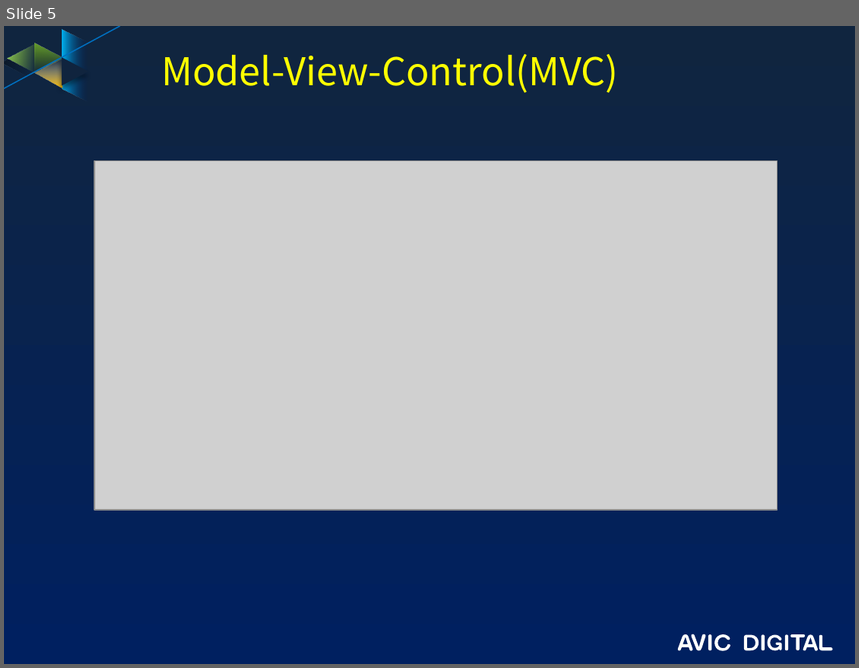
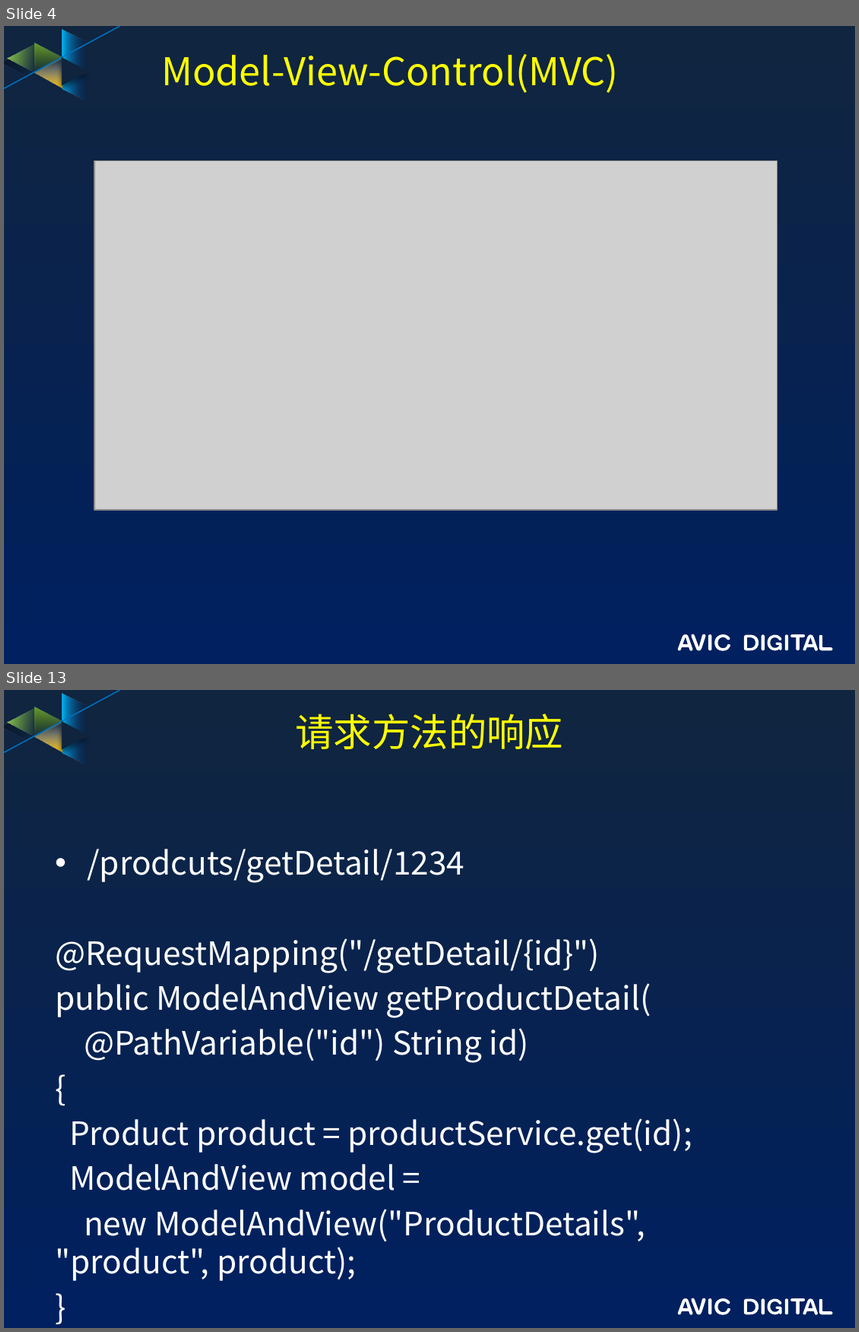
Before and after one commit to guofengzh/java-way, a slide deck: spring/docs/03-mvc.pptx. Shown one above the other, each under a label of ours: slide 5 before the commit, slides 4 and 13 after it; the slides between them are not shown. The pictures are 859x668 and 859x1332 pixels, drawn with LibreOffice and Linux fonts; fonts in the diff are those of the drawing; grey boxes stand for pictures; background and template pictures are left out. Boxes give left, top, right and bottom in pixels: in the first picture for what was removed or moved away, otherwise in the second. Text is boxed around its words. In the diff, an @@ line names an element or a change of style, - is before the commit and + after.

```diff
--- a/spring/docs/03-mvc.pptx
+++ b/spring/docs/03-mvc.pptx
@@ slide 13 added at [4, 690, 855, 1328], background gradient #10253F to #002060; not listed: 17 template elements that a slide beside it also shows @@
@@ title added at [296, 714, 564, 749], 32.4 pt, text #FFFF00 @@
+请求方法的响应
@@ text added at [55, 849, 693, 1281], 27.2 pt, text #FFFFFF @@
+• /prodcuts/getDetail/1234
+@RequestMapping("/getDetail/{id}")
+public ModelAndView getProductDetail(
+@PathVariable("id") String id)
+{
+Product product = productService.get(id);
+ModelAndView model =
+new ModelAndView("ProductDetails", "product", product);
+}
@@ what was slide 5 is now slide 4 @@
```
Also in this commit, not shown: 1 slide changed, 8 other slides added, 1 slide removed, 2 other files.
